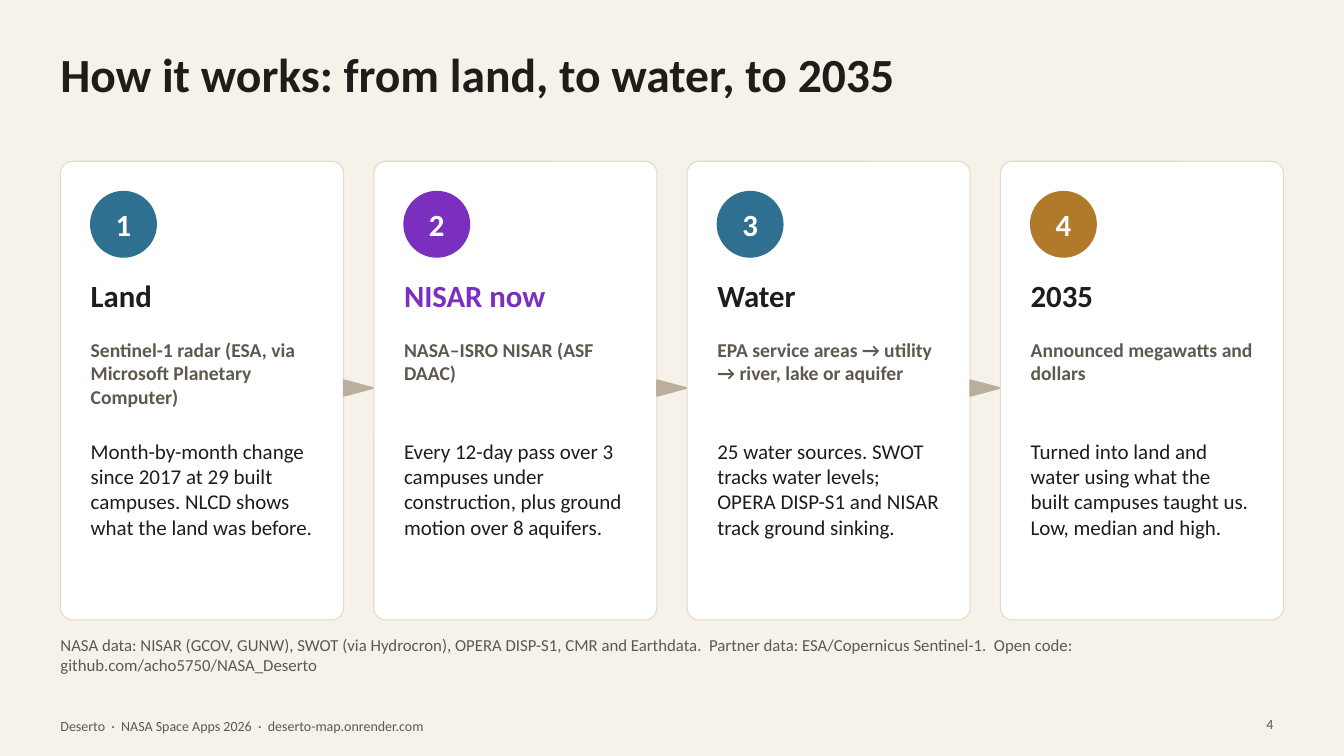
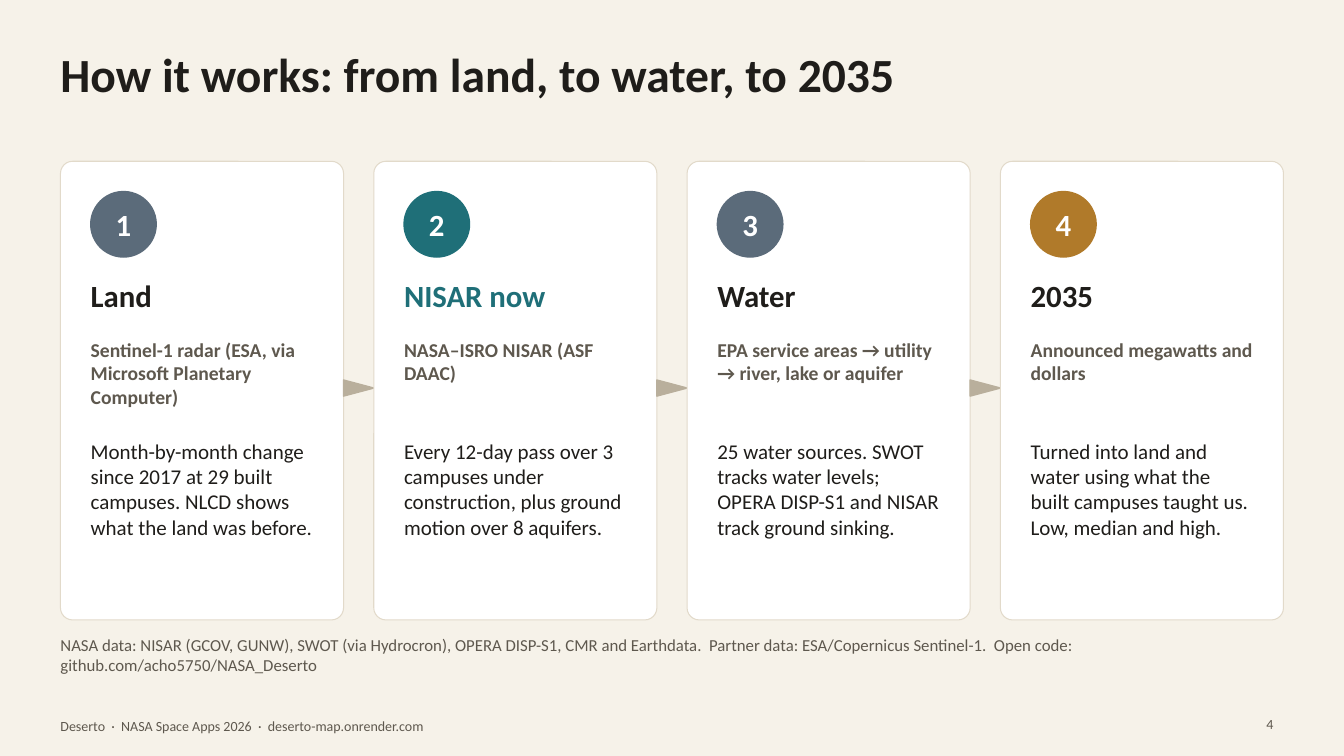
Before and after one commit to acho5750/NASA_Deserto, a slide deck: slide 4 of docs/deck/Data_Centers_and_Water_deck.pptx. Drawn at 1344x756 pixels with LibreOffice and Linux fonts; fonts in the diff are those of the drawing. Boxes give left, top, right and bottom in pixels: in the first picture for what was removed or moved away, otherwise in the second. Text is boxed around its words. In the diff, an @@ line names an element or a change of style, - is before the commit and + after.

```diff
--- a/docs/deck/Data_Centers_and_Water_deck.pptx
+++ b/docs/deck/Data_Centers_and_Water_deck.pptx
@@ ellipse at <box>91,192,156,257</box>: fill #2F6F8F to #5B6B7A; outline #2F6F8F 1 pt to #5B6B7A 1 pt @@
@@ ellipse at <box>404,192,470,257</box>: fill #7B2FBE to #1F6F78; outline #7B2FBE 1 pt to #1F6F78 1 pt @@
@@ ellipse at <box>718,192,783,257</box>: fill #2F6F8F to #5B6B7A; outline #2F6F8F 1 pt to #5B6B7A 1 pt @@
@@ text "NISAR now" at <box>404,287,545,308</box>: text colour #7B2FBE to #1F6F78 @@
```
Also in this commit, not shown: 5 other slides changed, 2 other files.
